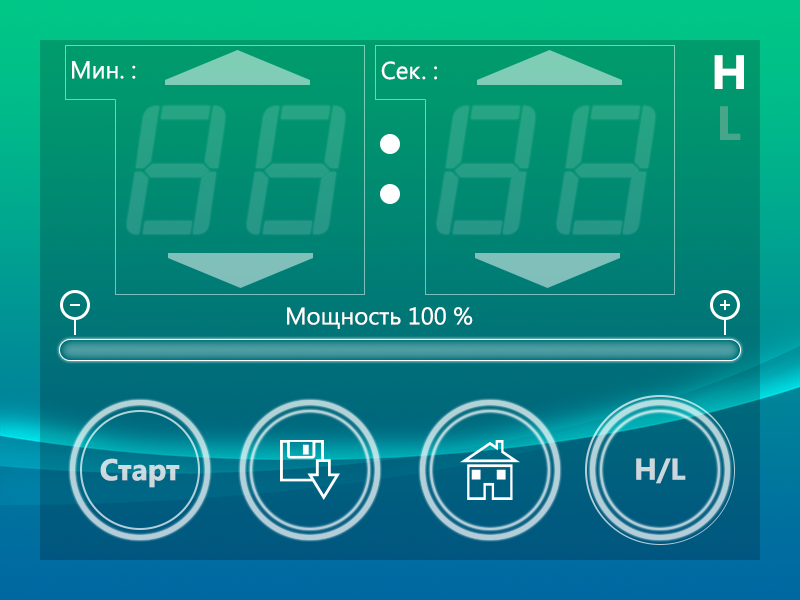
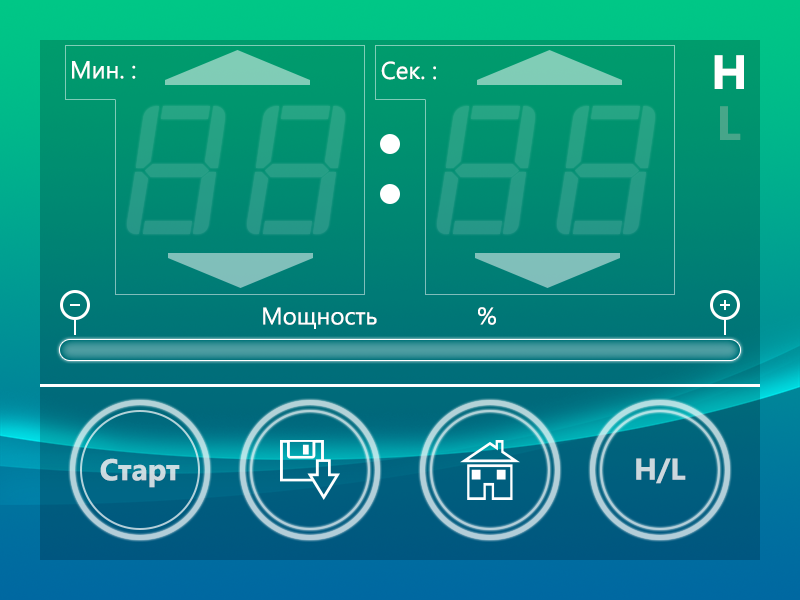
Two versions of the same layered image (800x600). Layer-by-layer changes:
showed "Line1" over <box>40,384,760,387</box>
renamed "Мощность 100 %" to "Мощность %", painted on it over <box>263,307,496,329</box>
painted on "Сек. :" over <box>421,66,437,80</box>
